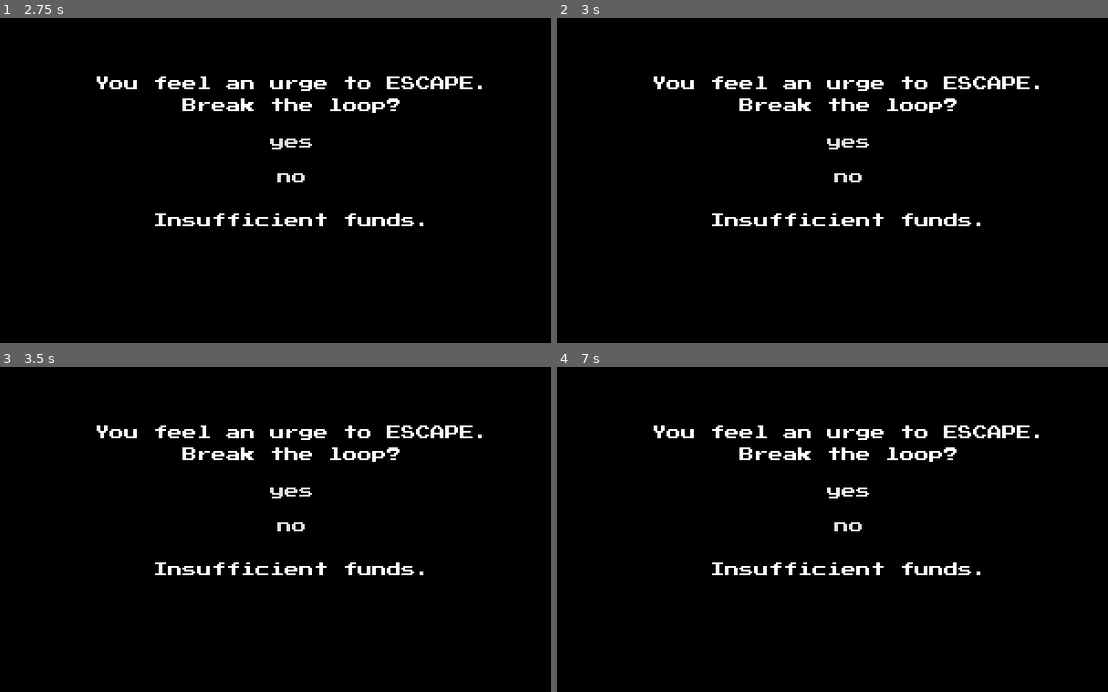
Above: before the commit, frames 1-4 (two rows, left to right).
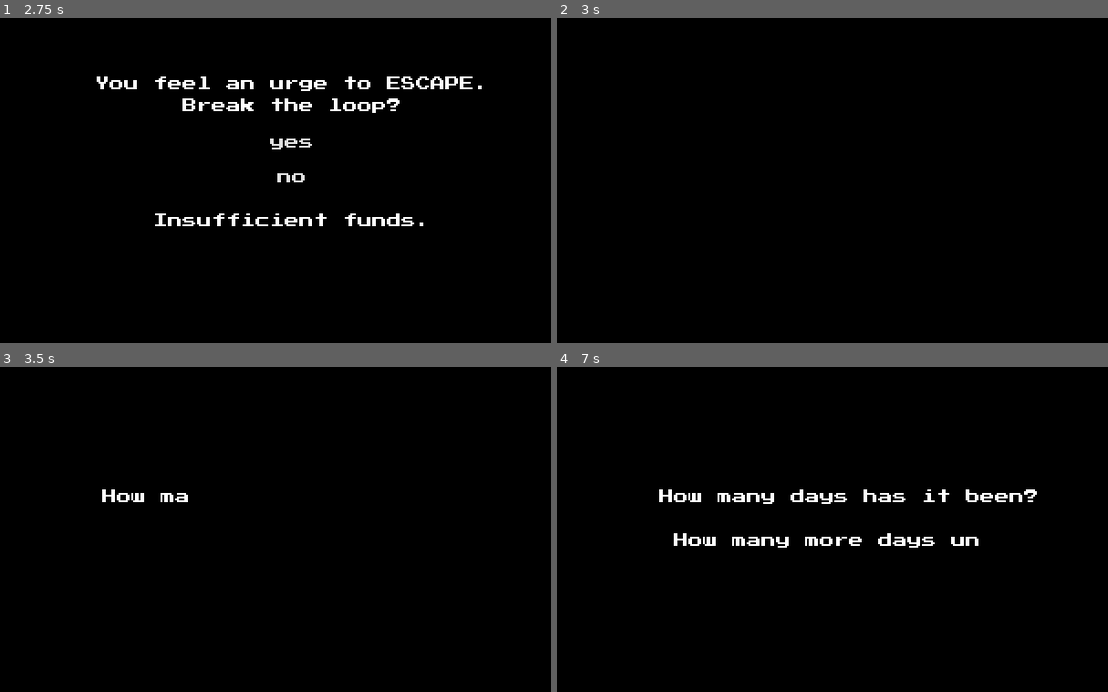
Above: after the commit, the same moments.

Repository: qhoang85/LD47
Game: Godot game, scene res://scenes/breakloop.tscn
The game is run twice, just before and just after one commit, with the same random seed, the same clock (stepped at 60 frames per second) and the same inputs. This scene is started directly instead of the project's main scene.
Inputs (mouse positions are in pixels of both pictures, inside the frame that each line leads up to):
- Up to frame 1 (2.75 s): click "-yes-" at 0.5 s; click "yes" at 1.25 s; click "no" at 2 s
- Up to frame 2 (3 s): tap Enter at 2.75 s; move the mouse to (975, 164) at 2.77 s; hold D (player_right) from 2.78 s (still down); hold Space (player_use) from 2.78 s (still down); click (975, 164) at 2.92 s
- Up to frame 3 (3.5 s): keep holding D (player_right); keep holding Space (player_use)
- Up to frame 4 (7 s): move the mouse to (733, 545) at 3.52 s; release D (player_right) at 3.53 s; release Space (player_use) at 3.53 s; hold S (player_down) 3.53-4.28 s; tap Space (player_use) at 3.6, 5.1, 5.75, 6.6 s; move the mouse to (909, 458) at 4.27 s; hold D (player_right) 4.28-5.03 s; hold Space (player_use) 4.28-5.03 s; move the mouse to (821, 594) at 5.02 s; hold W (player_up) 5.03-5.78 s; click (821, 594) at 5.17 s; move the mouse to (1025, 578) at 5.77 s; hold Space (player_use) 5.78-6.53 s; hold A (player_left) from 5.78 s (still down); move the mouse to (672, 480) at 6.52 s

Frame 1 is identical in both runs. In frame 2, 2.3% of the frame differs, in the area x 17-88%, y 17-65%; in frame 3, 2.6%; in frame 4, 3.9%.

Commit message:
Fix for realz

Diff:
--- a/scripts/breakloop.gd
+++ b/scripts/breakloop.gd
@@ -22,12 +22,12 @@
 			scene_transition.right_out()
 			get_tree().change_scene("res://scenes/quit.tscn")
 			music.stop_music()
-
 	elif doubt:
 		scene_transition.right_in()
 		yield(scene_transition.animation_player, "animation_finished")
 		scene_transition.right_out()
 		get_tree().change_scene("res://scenes/introloop.tscn")
+		player_stats.has_looped = true
 
 
 func _on_Yes_pressed():
@@ -35,7 +35,6 @@
 	animation_player.play("animate")
 	yield(animation_player, "animation_finished")
 	doubt = true
-	player_stats.has_looped = true
 
 
 func _on_Yes_focus_entered():
